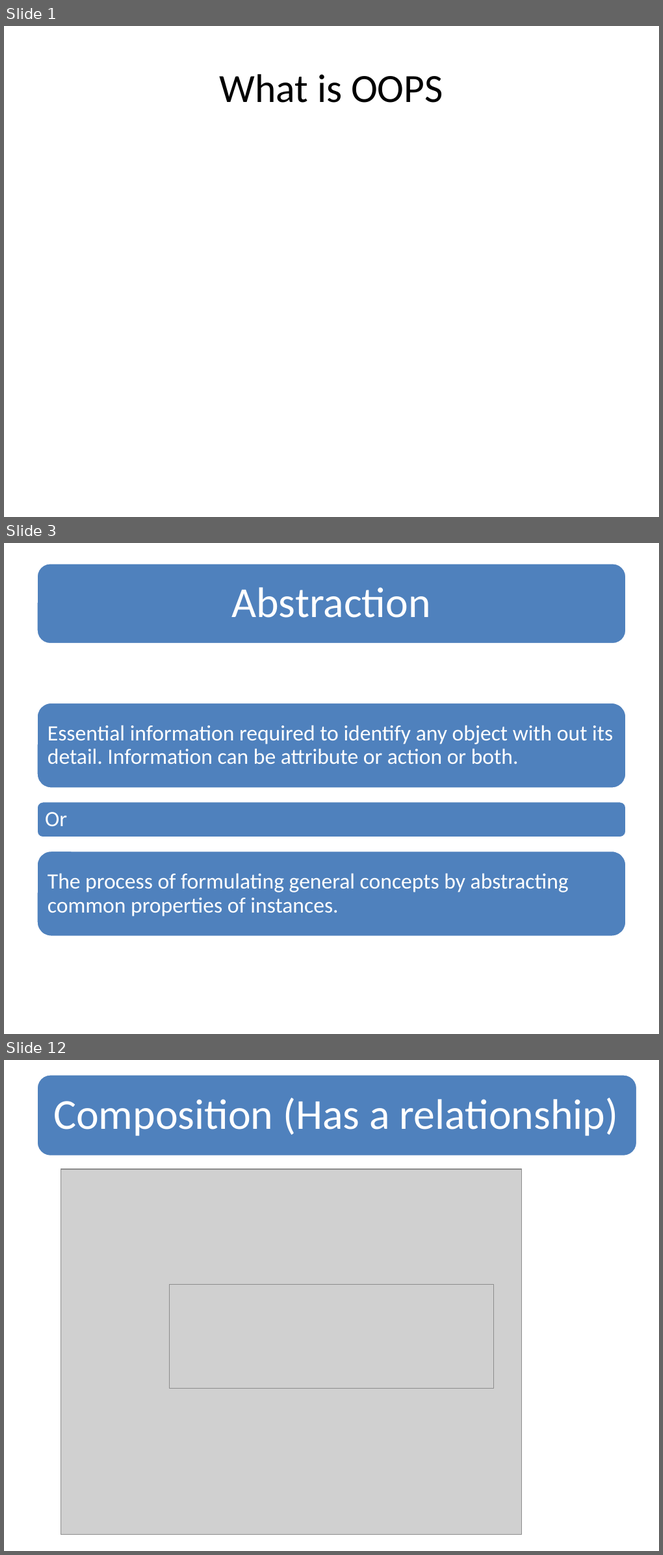
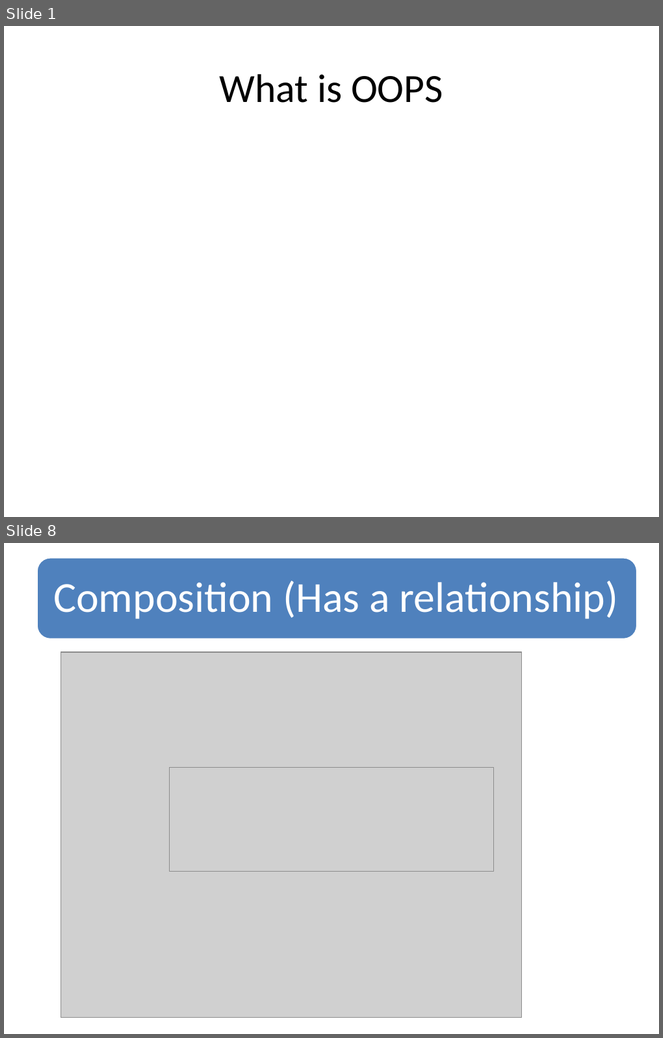
Before and after one commit to soyebparvez/DesignPatternData, a slide deck: Design Principle.pptx. Shown one above the other, each under a label of ours: slides 1, 3 and 12 before the commit, slides 1 and 8 after it; the slides between them are not shown. The pictures are 663x1555 and 663x1038 pixels, drawn with LibreOffice and Linux fonts; fonts in the diff are those of the drawing; grey boxes stand for pictures. Boxes give left, top, right and bottom in pixels: in the first picture for what was removed or moved away, otherwise in the second. Text is boxed around its words. In the diff, an @@ line names an element or a change of style, - is before the commit and + after.

```diff
--- a/Design Principle.pptx
+++ b/Design Principle.pptx
@@ slide 3 removed at bbox=[4, 543, 659, 1034], background #FFFFFF @@
@@ rounded rectangle removed at bbox=[36, 563, 627, 644] @@
@@ text removed at bbox=[232, 587, 431, 618] @@
-Abstraction
@@ group removed at bbox=[36, 703, 627, 937]: 3 rounded rectangles, 3 texts @@
-Essential information required to identify any object with out its detail. Information can be attribute or action or both.
-Or
-The process of formulating general concepts by abstracting common properties of instances.
@@ what was slide 12 is now slide 8 @@
```
Also in this commit, not shown: 13 slides changed, 1 slide added, 6 other slides removed.
